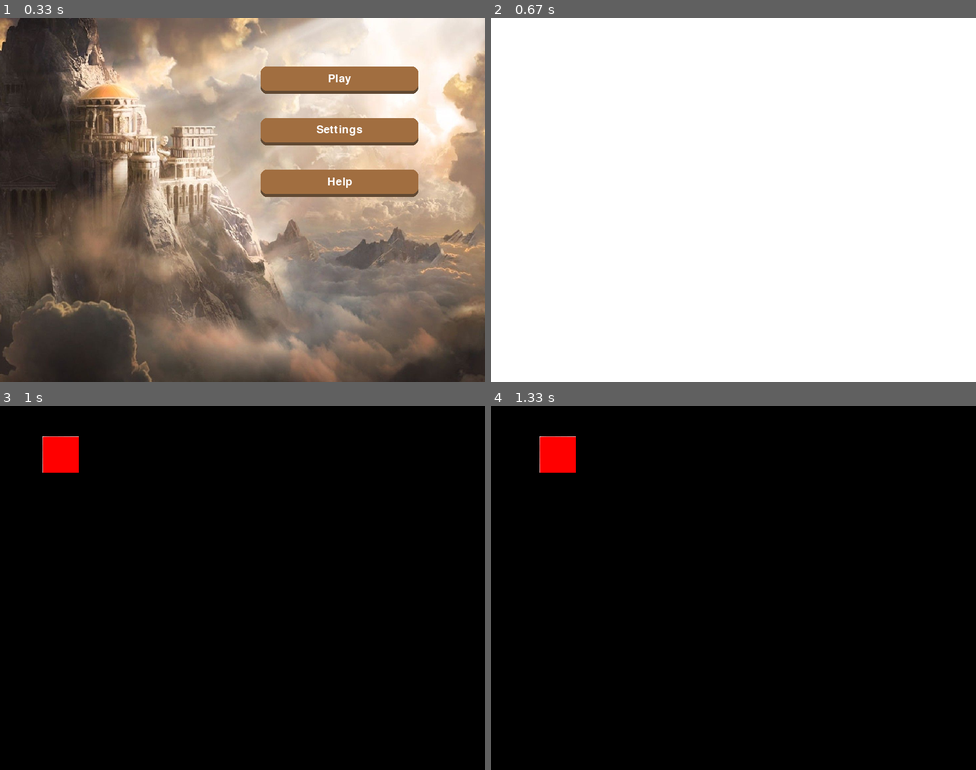
Above: before the commit, frames 1-4 (two rows, left to right).
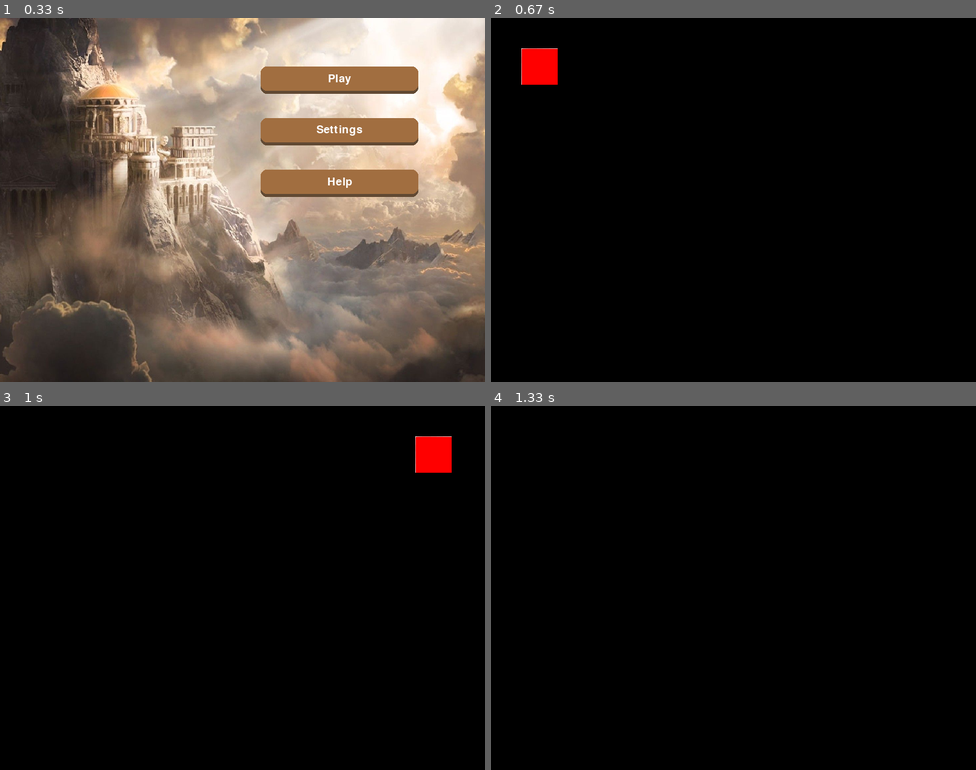
Above: after the commit, the same moments.

Repository: RodrigoSdeCarvalho/Project-Zeus-Pygame
Game: pygame game, started from prototipo/Game.py
Same seed, same stepped clock (60 frames per second), same inputs: the game is played once before the commit and once after it.
Inputs (mouse positions are in pixels of both pictures, inside the frame that each line leads up to):
- Up to frame 1 (0.33 s): no input
- Up to frame 2 (0.67 s): click "Play" at 0.38 s
- Up to frame 3 (1 s): hold Shift from 0.67 s (still down); hold D from 0.67 s (still down); move the mouse to (92, 533) at 0.7 s
- Up to frame 4 (1.33 s): release Shift at 1.13 s; release D at 1.13 s; hold Shift from 1.17 s (still down); hold D from 1.17 s (still down); tap Space at 1.23 s

Frame 1 is identical in both runs. In frame 2, 100% of the frame differs, in the area x 0-100%, y 0-100%; in frame 3, 1.5%; in frame 4, 0.8%.

Commit message:
Fixing player movement

Diff:
--- a/prototipo/Game.py
+++ b/prototipo/Game.py
@@ -8,7 +8,7 @@
 
 class Game:
     def __init__(self):
-        fps = 30
+        fps = 60
         self.clock = pygame.time.Clock()
         self.clock.tick(fps)
         self.window = GameDisplay(self.clock)
--- a/prototipo/GameLogic/Stage/Stage.py
+++ b/prototipo/GameLogic/Stage/Stage.py
@@ -33,7 +33,7 @@
         self.__minions = []
 
         self.__players = [Player("Computatus", ["prototipo\Images\square.png"], 100,
-                                 100, 50, 50, 60, 60, 1, 150, Skill("hit", 10, ''),
+                                 100, 50, 50, 60, 60, 15, 150, Skill("hit", 10, ''),
                                  Weapon(10, ''), 100, 100, 0, surface)]
 
         '''Adicionar mais players  aqui'''
@@ -130,43 +130,56 @@
                     pygame.quit()
                     quit()
 
-            for event in pygame.event.get():
-                if event.type == pygame.KEYDOWN:
-                    if event.key == pygame.K_a:
-                        left_change = 10
+                # if event.type == pygame.KEYDOWN:
+                #     if event.key == pygame.K_a:
+                #         left_change = 10
 
-                    elif event.key == pygame.K_d:
-                        right_change = 10
+                #     if event.key == pygame.K_d:
+                #         right_change = 10
 
-                    #if event.key == pygame.K_SPACE:
-                        #up_change = 150
+                #     #if event.key == pygame.K_SPACE:
+                #         #up_change = 150
 
-                    if event.key == pygame.K_LSHIFT:
-                        player.__speed = 2
+                #     if event.key == pygame.K_LSHIFT:
+                #         player.__speed = 2
 
-                if event.type == pygame.KEYUP:
-                    if event.key == pygame.K_a:
-                        left_change = 0
+                # if event.type == pygame.KEYUP:
+                #     if event.key == pygame.K_a:
+                #         left_change = 0
 
-                    elif event.key == pygame.K_d:
-                        right_change = 0
+                #     if event.key == pygame.K_d:
+                #         right_change = 0
 
-                    #if event.key == pygame.K_SPACE:
-                        #up_change = 0
+                #     #if event.key == pygame.K_SPACE:
+                #         #up_change = 0
 
-                    if event.key == pygame.K_LSHIFT:
-                        player.__speed = 1
+                #     if event.key == pygame.K_LSHIFT:
+                #         player.__speed = 1
 
-                x_change = player.speed * (right_change - left_change)
-                player.x_position += x_change
-                #self.y_position = up_change - down_change
+                # x_change = player.speed * (right_change - left_change)
+                # player.x_position += x_change
+                # #self.y_position = up_change - down_change
 
-                self.window.display.fill((0, 0, 0))
-                self.window.draw_scaled_image("prototipo\Images\square.png",
-                                  player.hitbox_x, player.hitbox_y,
-                                  player.x_position, player.y_position)
+            keys = pygame.key.get_pressed()
 
-                self.window.clock.tick(60)
-                pygame.display.update()
+            if keys[pygame.K_d]:
+                player.x_position += player.speed
+
+            if keys[pygame.K_a]:
+                player.x_position -= player.speed
+
+            if keys[pygame.K_LSHIFT]:
+                player.speed = 20
+
+            if keys[pygame.K_SPACE]:
+                player.y_position -= 10
+
+            self.window.display.fill((0, 0, 0))
+            self.window.draw_scaled_image("prototipo\Images\square.png",
+                                player.hitbox_x, player.hitbox_y,
+                                player.x_position, player.y_position)
+
+            pygame.time.delay(10)
+            pygame.display.update()
 
 #Banco de dados com stage_completed (true ou false), para verificar qual a próxima fase.
--- a/prototipo/Menu/Button.py
+++ b/prototipo/Menu/Button.py
@@ -54,8 +54,8 @@
             else:
                 self.dynamic_elevation = self.elevation
                 if self.pressed == True:
-                    self.onClick()
                     self.pressed = False
+                    return self.onClick()
         else:
             self.dynamic_elevation = self.elevation
             self.top_color = '#A16E40'
--- a/prototipo/Menu/Help.py
+++ b/prototipo/Menu/Help.py
@@ -8,4 +8,4 @@
         self.window = surface
 
     def onClick(self):
-        self.window.display.fill('#ffffff')
+        print('Not implemented')
--- a/prototipo/Menu/MainMenu.py
+++ b/prototipo/Menu/MainMenu.py
@@ -14,6 +14,7 @@
                           Help('Help', 260, 40, 430, 255, 5, '#614933', '#614933', surface)]
 
         self.__menu_background = pygame.transform.scale(pygame.image.load("prototipo\Images\menu_background.png"), (800, 600))
+        self.__run = True
 
     @property
     def buttons(self):
@@ -22,6 +23,14 @@
     @property
     def menu_background(self):
         return self.__menu_background
+
+    @property
+    def run(self):
+        return self.__run
+
+    @run.setter
+    def run(self, run):
+        self.__run = run
 
     # def open_play(self):
     #     #play = Play()
@@ -46,12 +55,14 @@
 
         pygame.display.update()
 
-        while True:
+        while self.run != False:
             mouse_pos = pygame.mouse.get_pos()
             for button in self.buttons:
-                button.check_click(mouse_pos)
+                self.run = button.check_click(mouse_pos)
                 self.buttons_draw()
                 pygame.display.update()
+                if self.run == False:
+                    break
 
             for event in pygame.event.get():
                 if event.type == pygame.QUIT:
--- a/prototipo/Menu/Play.py
+++ b/prototipo/Menu/Play.py
@@ -28,3 +28,4 @@
             self.window.display.fill('#ffffff') #Retirar depois
             self.current_stage()
             self.start_current_stage()
+            return False
--- a/prototipo/Menu/Settings.py
+++ b/prototipo/Menu/Settings.py
@@ -8,4 +8,4 @@
         self.window = surface
 
     def onClick(self):
-        self.window.display.fill('#ffffff')
+        print('Not implemented')
